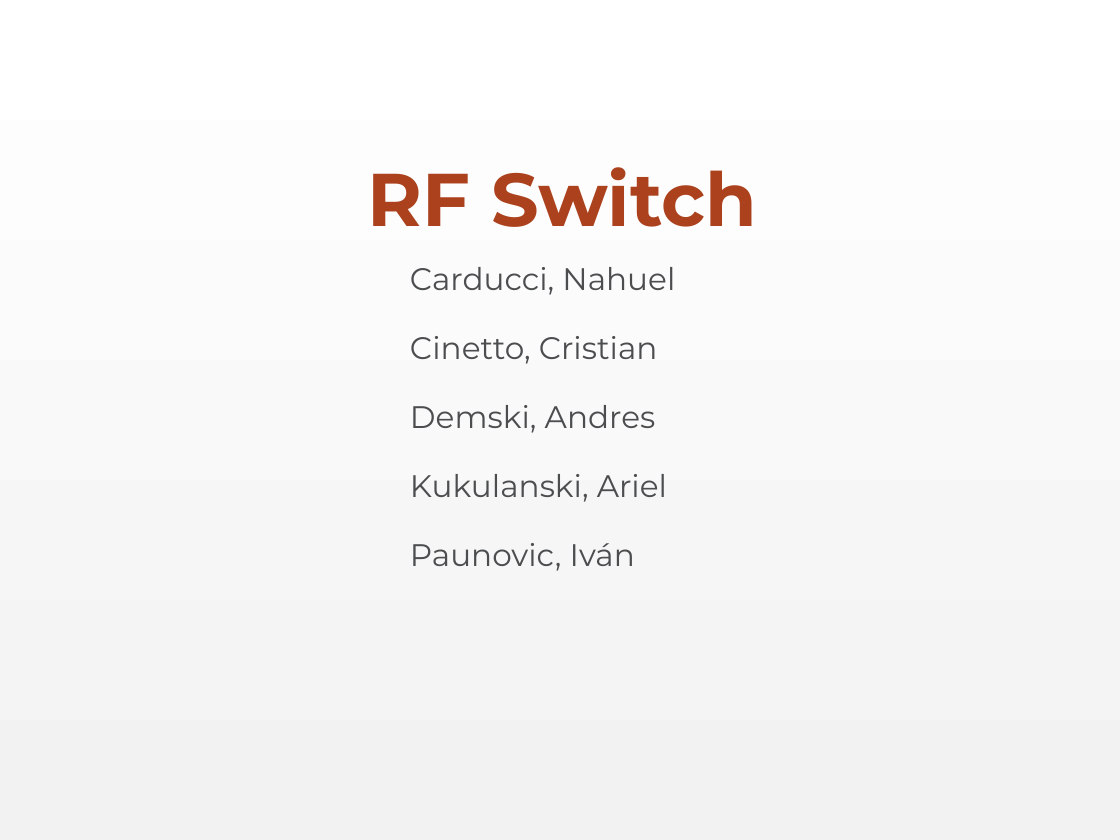
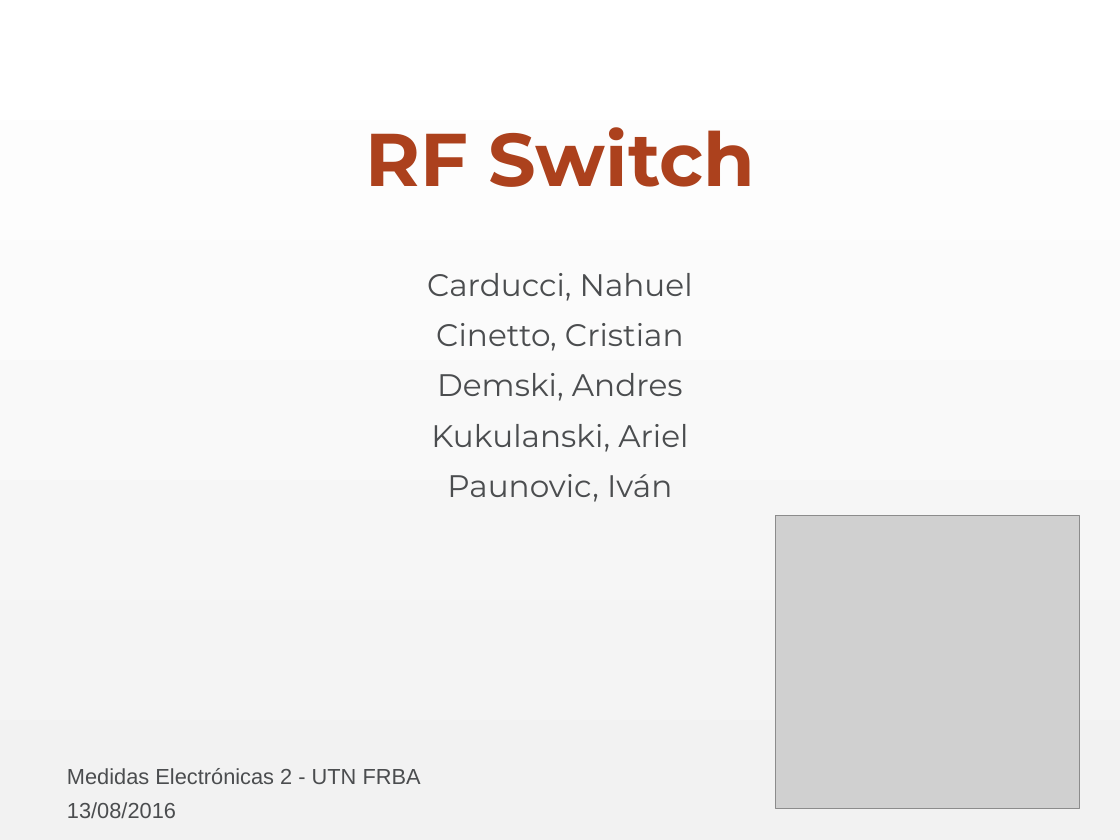
Before and after one commit to akukulanski/RF_Switch_3GHz, a slide deck: slide 1 of Presentación/RF Switch.pptx. Drawn at 1120x840 pixels with LibreOffice and Linux fonts; fonts in the diff are those of the drawing; grey boxes stand for pictures; background and template pictures are left out. Boxes give left, top, right and bottom in pixels: in the first picture for what was removed or moved away, otherwise in the second. Text is boxed around its words. In the diff, an @@ line names an element or a change of style, - is before the commit and + after.

```diff
--- a/Presentación/RF Switch.pptx
+++ b/Presentación/RF Switch.pptx
@@ title "RF Switch": place and size @@
-title "RF Switch" at [367,167,757,227]
+title "RF Switch" at [365,127,755,187]
@@ subtitle "Carducci, Nahuel": place and size @@
-subtitle "Carducci, Nahuel" at [410,267,675,571]
+subtitle "Carducci, Nahuel" at [427,273,693,502]
@@ subtitle "Carducci, Nahuel" at [427,273,693,502]: alignment left to centre; line spacing 1.1 to 0.6 @@
@@ picture added at [776,515,1080,808] @@
@@ text added at [67,768,421,818], 14 pt, text #4B4D4F @@
+Medidas Electrónicas 2 - UTN FRBA
+13/08/2016
```
Also in this commit, not shown: 14 other slides changed, 1 slide added, 1 slide removed.
